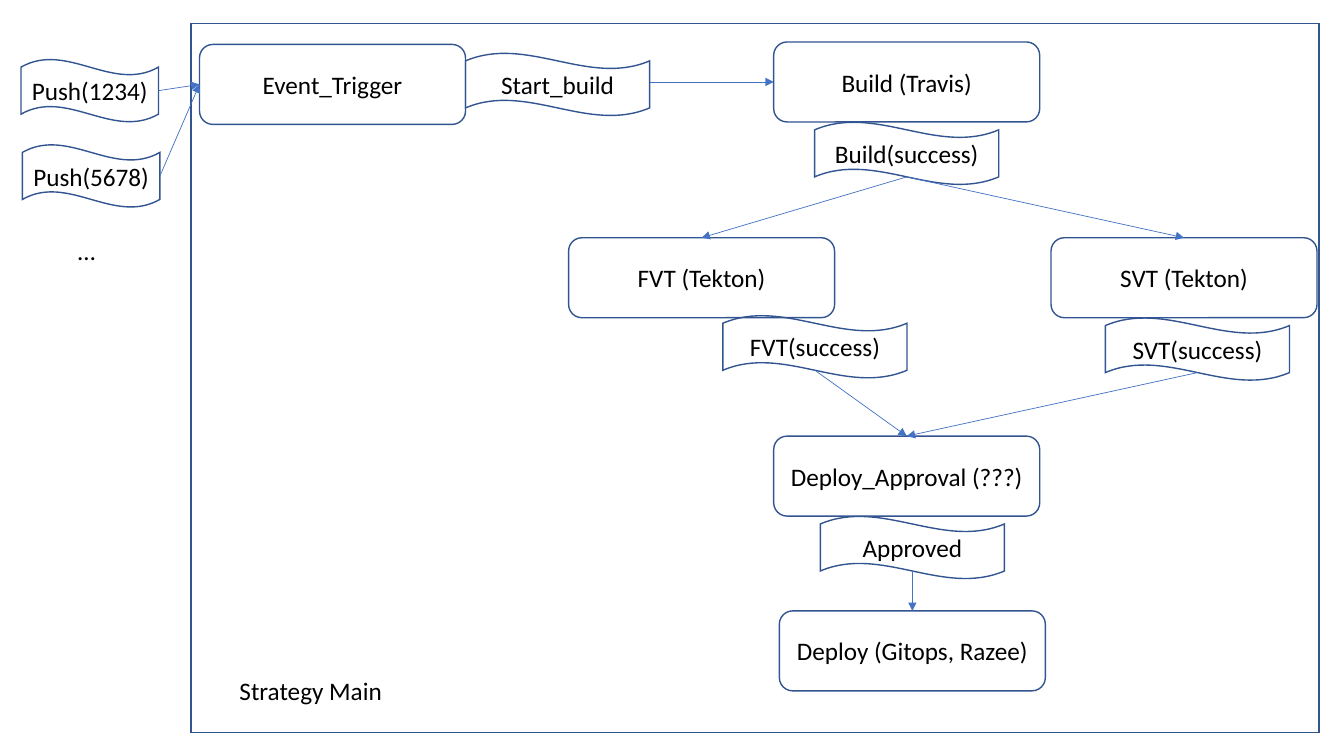
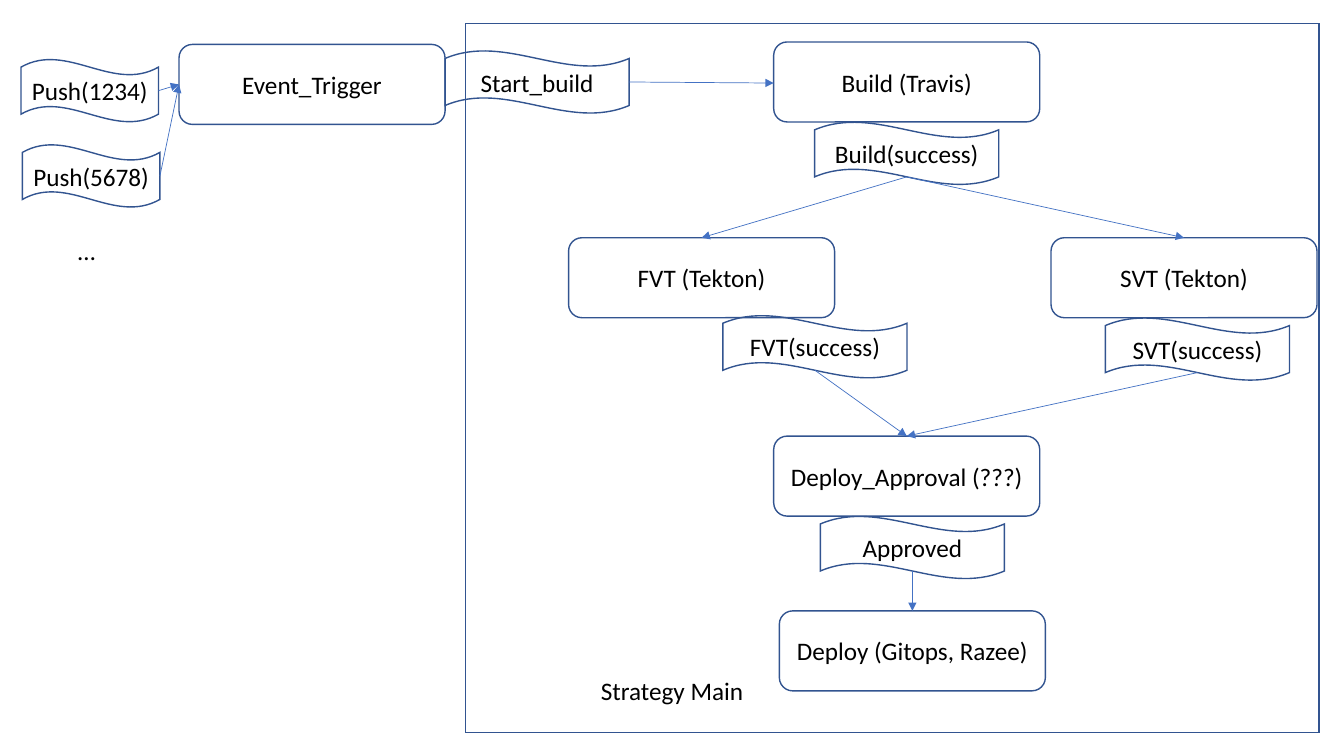
Before and after one commit to mchenggit/kabanero-event, a slide deck: slide 8 of architecture/KabaneroEvent.pptx. Drawn at 1344x756 pixels with LibreOffice and Linux fonts; fonts in the diff are those of the drawing. Boxes give left, top, right and bottom in pixels: in the first picture for what was removed or moved away, otherwise in the second. Text is boxed around its words. In the diff, an @@ line names an element or a change of style, - is before the commit and + after.

```diff
--- a/architecture/KabaneroEvent.pptx
+++ b/architecture/KabaneroEvent.pptx
@@ rectangle resized from (x1=192, y1=23, x2=1320, y2=732) to (x1=466, y1=23, x2=1320, y2=732) @@
@@ rounded rectangle "Event_Trigger" moved from (x1=200, y1=44, x2=466, y2=124) to (x1=179, y1=44, x2=446, y2=124) @@
@@ wave "Start_build" moved from (x1=466, y1=53, x2=650, y2=116) to (x1=446, y1=50, x2=630, y2=113) @@
@@ arrow moved from (158, 91) - (200, 85) to (158, 91) - (179, 85) @@
@@ arrow moved from (160, 176) - (200, 85) to (160, 176) - (179, 85) @@
@@ arrow moved from (650, 82) - (774, 82) to (629, 82) - (774, 83) @@
@@ text "Strategy Main" moved from (x1=239, y1=682, x2=382, y2=705) to (x1=601, y1=682, x2=744, y2=705) @@
```
Also in this commit, not shown: 6 other slides changed, 1 slide added, 7 other files.
